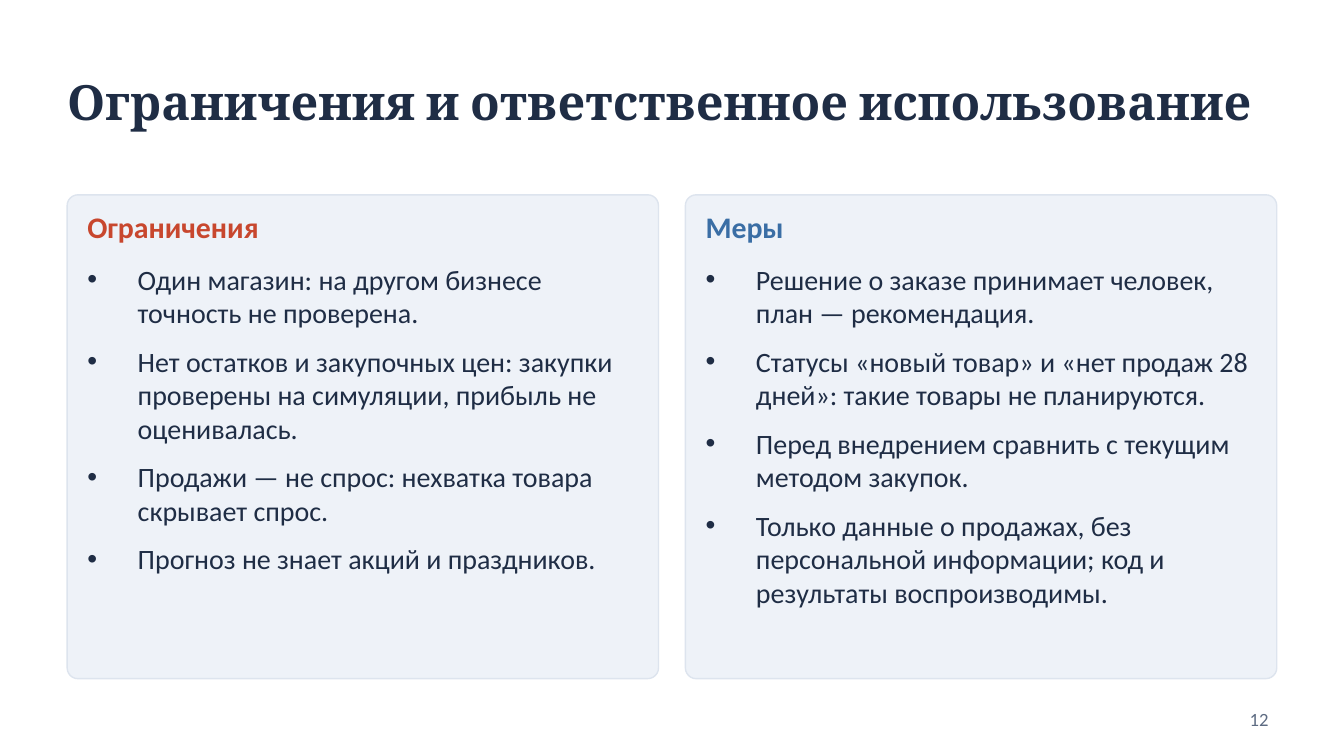
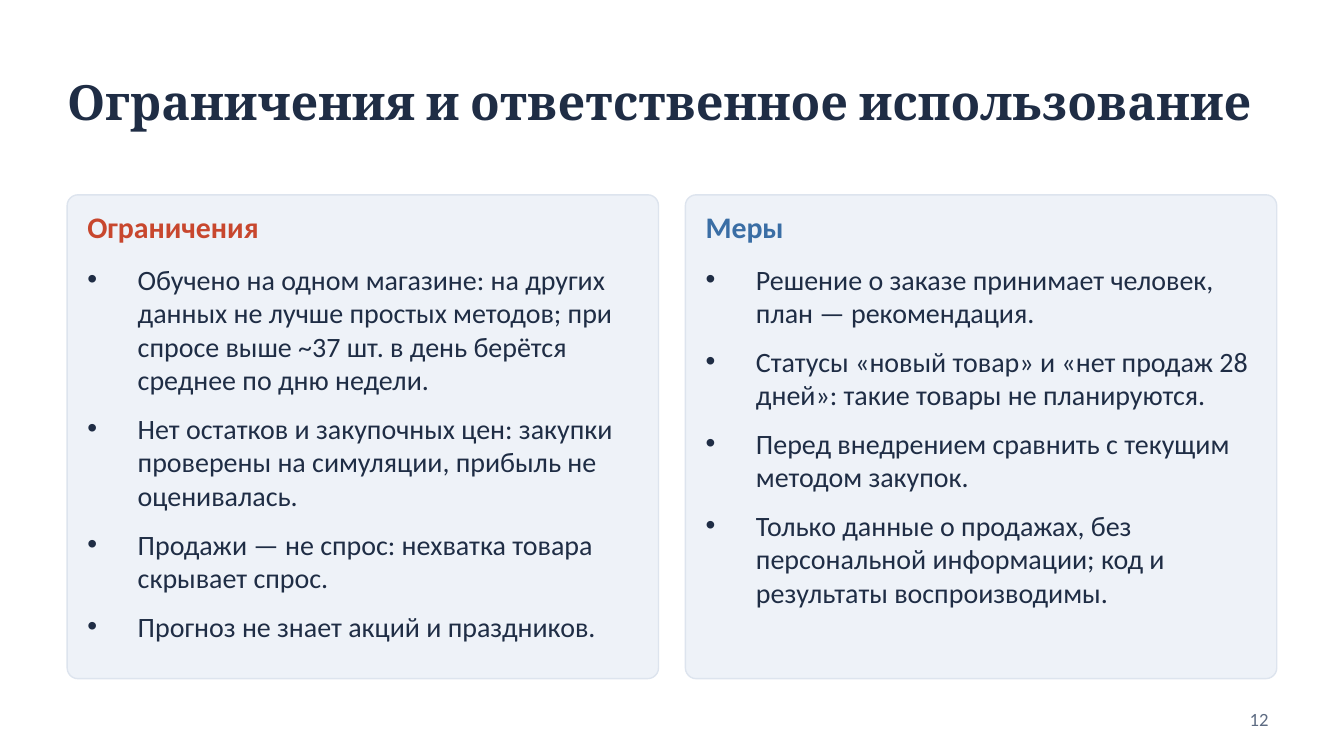
Before and after one commit to Alishershayakhmetov/demand-analyzer, a slide deck: slide 12 of docs/Demand_Copilot_slides.pptx. Drawn at 1344x756 pixels with LibreOffice and Linux fonts; fonts in the diff are those of the drawing. Boxes give left, top, right and bottom in pixels: in the first picture for what was removed or moved away, otherwise in the second. Text is boxed around its words. In the diff, an @@ line names an element or a change of style, - is before the commit and + after.

```diff
--- a/docs/Demand_Copilot_slides.pptx
+++ b/docs/Demand_Copilot_slides.pptx
@@ text at (138,271,612,395): text changed @@
-• Один магазин: на другом бизнесе точность не проверена.
+• Обучено на одном магазине: на других данных не лучше простых методов; при спросе выше ~37 шт. в день берётся среднее по дню недели.
```
Also in this commit, not shown: 20 other files.
